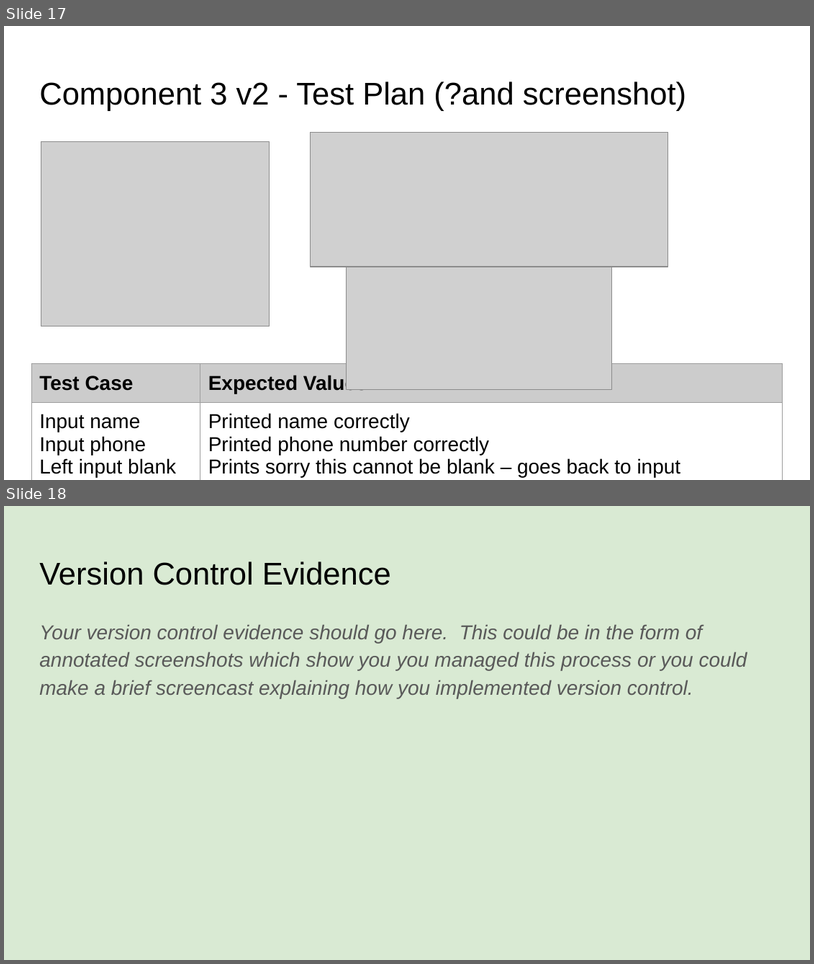
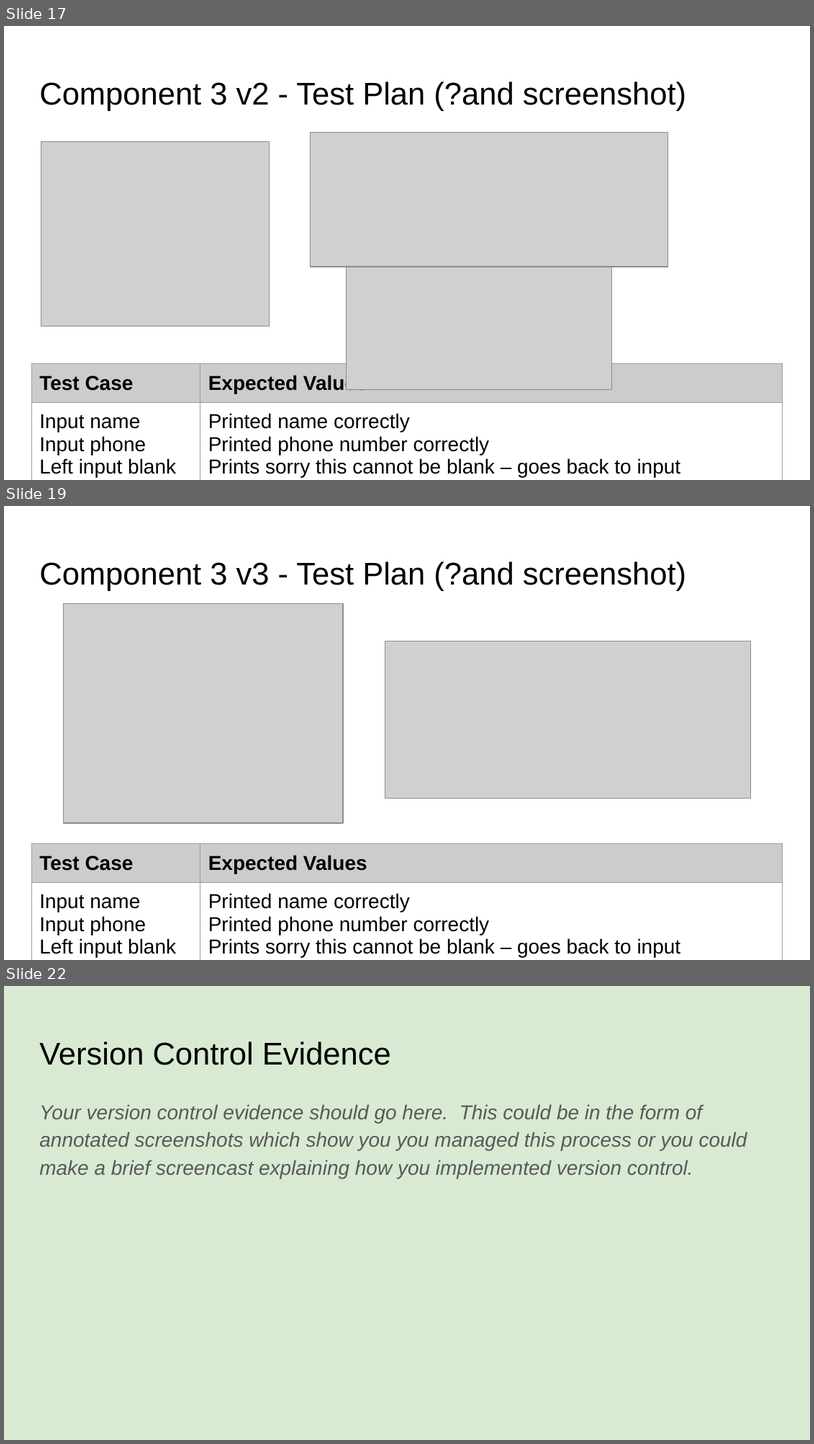
Before and after one commit to Joemamasahbsdh/pizza.bot, a slide deck: 022_91893+_+91897+Documentation.pptx. Shown one above the other, each under a label of ours: slides 17 and 18 before the commit, slides 17, 19 and 22 after it; the slides between them are not shown. The pictures are 814x964 and 814x1444 pixels, drawn with LibreOffice and Linux fonts; fonts in the diff are those of the drawing; grey boxes stand for pictures. Boxes give left, top, right and bottom in pixels: in the first picture for what was removed or moved away, otherwise in the second. Text is boxed around its words. In the diff, an @@ line names an element or a change of style, - is before the commit and + after.

Commit message:
Pick up v4
Created a function for not blank and used it to validate name and phone

```diff
--- a/022_91893+_+91897+Documentation.pptx
+++ b/022_91893+_+91897+Documentation.pptx
@@ slide 19 added at (x1=4, y1=506, x2=810, y2=960), background #FFFFFF @@
@@ title added at (x1=39, y1=561, x2=687, y2=591), 28 pt, text #000000 @@
+Component 3 v3 - Test Plan (?and screenshot)
@@ picture added at (x1=64, y1=604, x2=344, y2=823) @@
@@ picture added at (x1=386, y1=641, x2=751, y2=798) @@
@@ table added at (x1=31, y1=843, x2=782, y2=960), 2 rows, 2 columns @@
+Test Case | Expected Values
+Input name / Input phone / Left input blank | Printed name correctly / Printed phone number correctly / Prints sorry this cannot be blank – goes back to input
@@ what was slide 18 is now slide 22 @@
```
Also in this commit, not shown: 3 other slides added.
